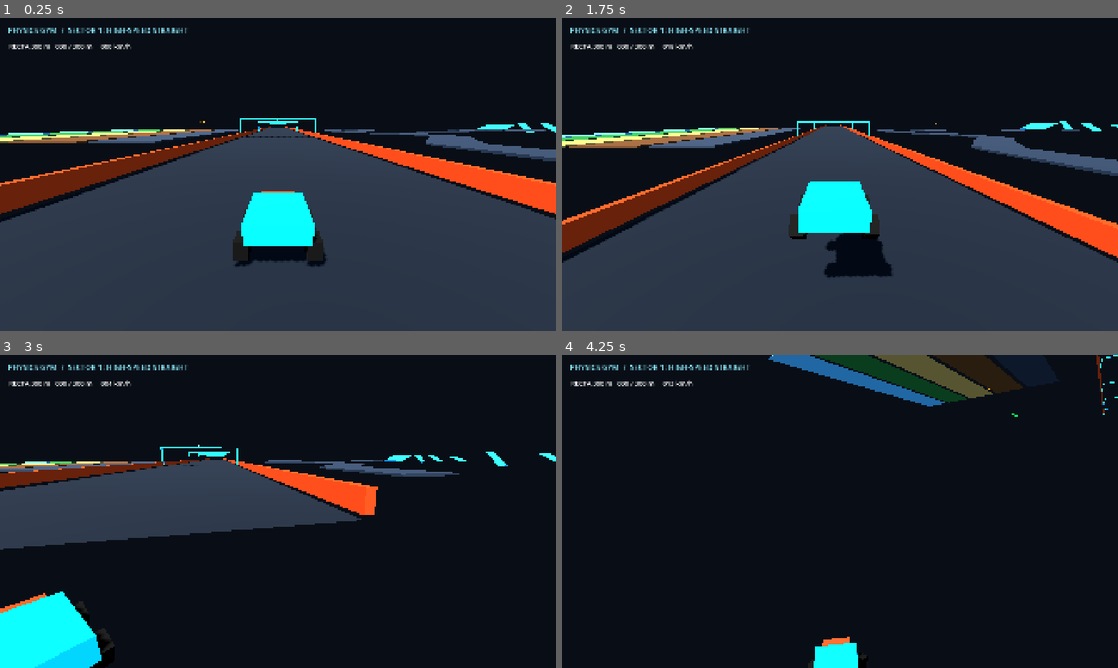
Above: before the commit, frames 1-4 (two rows, left to right).
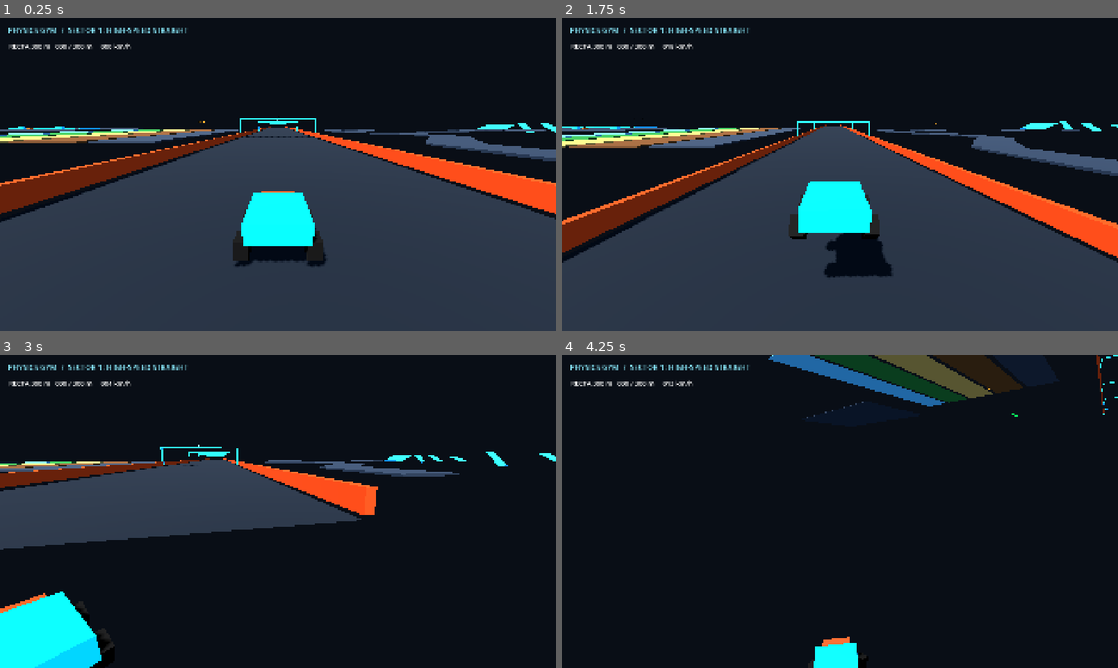
Above: after the commit, the same moments.

Repository: GammaYoshimura/kart
Game: Godot game, scene res://scenes/prototype/physics_gym.tscn
Two runs of this game, one before a commit and one after it. Both use one fixed random seed, a clock stepped at 60 frames per second and the inputs below. This scene is started directly instead of the project's main scene.
Inputs:
- Up to frame 1 (0.25 s): no input
- Up to frame 2 (1.75 s): hold D (steer_right) 0.53-1.28 s; hold Q (aim_backward) 0.53-1.28 s; tap Space (drift_hop) at 0.77, 1.52 s; hold S (brake_reverse) from 1.28 s (still down); tap Page Down (toggle_perf_overlay) at 1.35 s
- Up to frame 3 (3 s): release S (brake_reverse) at 2.03 s; hold D (steer_right) 2.03-2.78 s; hold E (use_item) 2.03-2.78 s; hold W (accelerate) from 2.78 s (still down); tap Q (aim_backward) at 2.85 s
- Up to frame 4 (4.25 s): tap Space (drift_hop) at 3.02, 3.77 s; release W (accelerate) at 3.53 s; hold A (steer_left) from 3.53 s (still down); tap Page Down (toggle_perf_overlay) at 3.6 s

The runs differ from the first frame. In frame 1, 0.2% of the frame differs, in the area x 0-25%, y 34-37%; in frame 2, 0.2%, in the area x 0-19%, y 34-37%; in frame 3, less than 0.1%; in frame 4, less than 0.1%.

Commit message:
feat: add collision calibration arena

Diff:
--- a/scenes/prototype/physics_gym.gd
+++ b/scenes/prototype/physics_gym.gd
@@ -23,6 +23,7 @@
 	_build_drift_sector()
 	_build_ramp_sector()
 	_build_surface_sector()
+	_build_collision_sector()
 
 
 func _process(_delta: float) -> void:
@@ -212,3 +213,86 @@
 	collision.shape = shape
 	pad.add_child(collision)
 	add_child(pad)
+
+
+func _build_collision_sector() -> void:
+	_add_static_test_box("CollisionArenaFloor", Vector3(-155.0, -0.15, 0.0), Vector3(90.0, 0.3, 70.0), 0.0, _drift_road_material, 1)
+	_add_static_test_box("ImpactWall_15", Vector3(-178.0, 0.65, -10.0), Vector3(18.0, 1.3, 0.8), 15.0, _gate_material, 2)
+	_add_static_test_box("ImpactWall_45", Vector3(-155.0, 0.65, -10.0), Vector3(18.0, 1.3, 0.8), 45.0, _gate_material, 2)
+	_add_static_test_box("ImpactWall_90", Vector3(-132.0, 0.65, -10.0), Vector3(18.0, 1.3, 0.8), 90.0, _gate_material, 2)
+	_add_cylinder_pillar(Vector3(-178.0, 1.0, 12.0), 1.1)
+	_add_cylinder_pillar(Vector3(-155.0, 1.0, 12.0), 1.6)
+	_add_cylinder_pillar(Vector3(-132.0, 1.0, 12.0), 2.1)
+	_add_kart_dummy("Dummy_Light_75kg", Vector3(-174.0, 0.72, 25.0), Color(0.25, 0.85, 1.0), 75.0)
+	_add_kart_dummy("Dummy_Balanced_100kg", Vector3(-155.0, 0.72, 25.0), Color(0.35, 1.0, 0.4), 100.0)
+	_add_kart_dummy("Dummy_Heavy_130kg", Vector3(-136.0, 0.72, 25.0), Color(1.0, 0.42, 0.12), 130.0)
+	_add_sector_label("COLLISION ARENA  /  MUROS 15° · 45° · 90°  /  MASAS 75 · 100 · 130 kg", Vector3(-155.0, 7.0, -32.0))
+
+
+func _add_static_test_box(node_name: String, body_position: Vector3, box_size: Vector3, yaw_degrees: float, material: StandardMaterial3D, layer: int) -> void:
+	var body: StaticBody3D = StaticBody3D.new()
+	body.name = node_name
+	body.position = body_position
+	body.rotation.y = deg_to_rad(yaw_degrees)
+	body.collision_layer = layer
+	var mesh: BoxMesh = BoxMesh.new()
+	mesh.size = box_size
+	var mesh_instance: MeshInstance3D = MeshInstance3D.new()
+	mesh_instance.mesh = mesh
+	mesh_instance.material_override = material
+	body.add_child(mesh_instance)
+	var shape: BoxShape3D = BoxShape3D.new()
+	shape.size = box_size
+	var collision: CollisionShape3D = CollisionShape3D.new()
+	collision.shape = shape
+	body.add_child(collision)
+	add_child(body)
+
+
+func _add_cylinder_pillar(pillar_position: Vector3, radius: float) -> void:
+	var pillar: StaticBody3D = StaticBody3D.new()
+	pillar.name = "CollisionPillar_%.1f" % radius
+	pillar.position = pillar_position
+	pillar.collision_layer = 2
+	var mesh: CylinderMesh = CylinderMesh.new()
+	mesh.top_radius = radius
+	mesh.bottom_radius = radius
+	mesh.height = 2.0
+	var mesh_instance: MeshInstance3D = MeshInstance3D.new()
+	mesh_instance.mesh = mesh
+	mesh_instance.material_override = _gate_material
+	pillar.add_child(mesh_instance)
+	var shape: CylinderShape3D = CylinderShape3D.new()
+	shape.radius = radius
+	shape.height = 2.0
+	var collision: CollisionShape3D = CollisionShape3D.new()
+	collision.shape = shape
+	pillar.add_child(collision)
+	add_child(pillar)
+
+
+func _add_kart_dummy(dummy_name: String, dummy_position: Vector3, kart_color: Color, weight_mass: float) -> void:
+	var dummy: StaticBody3D = StaticBody3D.new()
+	dummy.name = dummy_name
+	dummy.position = dummy_position
+	dummy.collision_layer = 1 << 2
+	dummy.set_meta("weight_mass", weight_mass)
+	var material: StandardMaterial3D = StandardMaterial3D.new()
+	material.albedo_color = kart_color
+	var chassis: BoxMesh = BoxMesh.new()
+	chassis.size = Vector3(1.45, 0.48, 2.1)
+	var mesh_instance: MeshInstance3D = MeshInstance3D.new()
+	mesh_instance.mesh = chassis
+	mesh_instance.material_override = material
+	dummy.add_child(mesh_instance)
+	var shape: SphereShape3D = SphereShape3D.new()
+	shape.radius = 0.65
+	var collision: CollisionShape3D = CollisionShape3D.new()
+	collision.shape = shape
+	dummy.add_child(collision)
+	var label: Label3D = Label3D.new()
+	label.position = Vector3(0.0, 1.0, 0.0)
+	label.text = "%s kg" % roundi(weight_mass)
+	label.font_size = 48
+	dummy.add_child(label)
+	add_child(dummy)
Not shown, changed: docs/ROADMAP_PROGRESS.md
